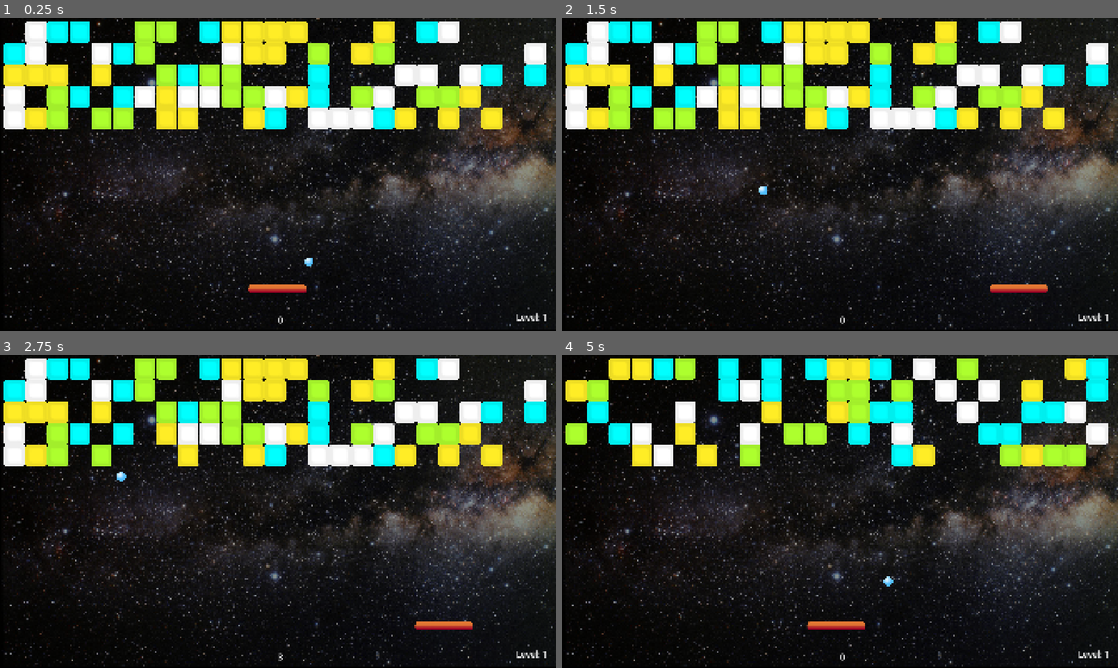
Above: before the commit, frames 1-4 (two rows, left to right).
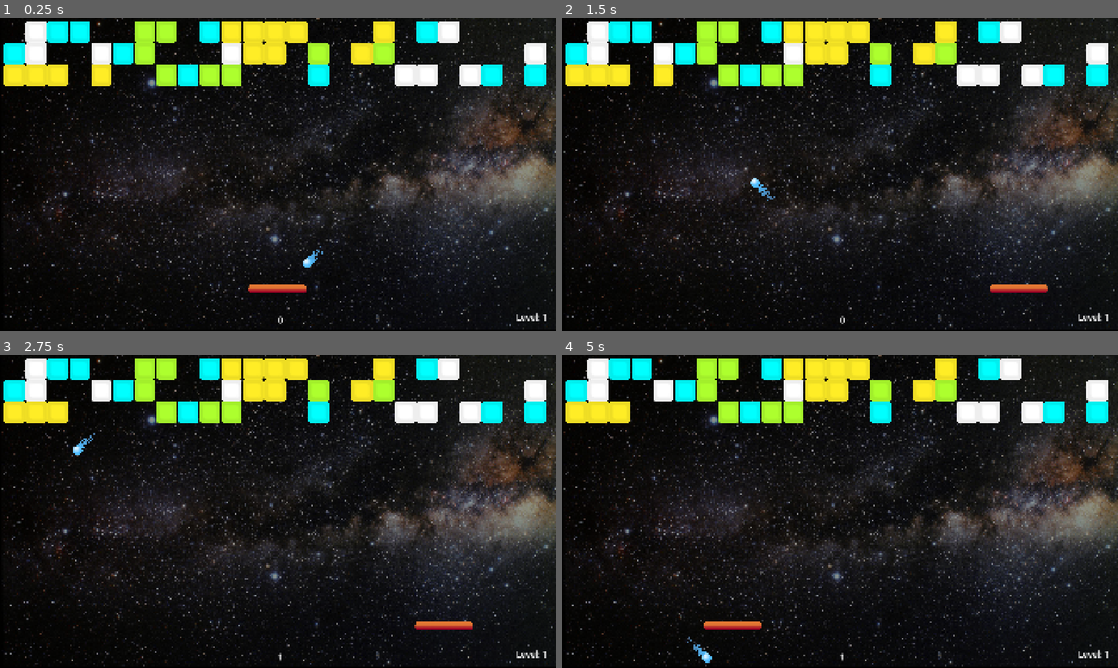
Above: after the commit, the same moments.

Repository: sarahmmcb/brick-breaker
Game: Godot game, scene res://scenes/level.tscn
Two runs of this game, one before a commit and one after it. Both use one fixed random seed, a clock stepped at 60 frames per second and the inputs below. The project has no main scene, so this scene is started directly.
Inputs:
- Up to frame 1 (0.25 s): no input
- Up to frame 2 (1.5 s): hold Right (ui_right) 0.53-1.28 s; hold Left (ui_left) from 1.28 s (still down)
- Up to frame 3 (2.75 s): release Left (ui_left) at 2.03 s; hold Right (ui_right) from 2.03 s (still down)
- Up to frame 4 (5 s): release Right (ui_right) at 3.53 s; hold Left (ui_left) from 3.53 s (still down)

The runs differ from the first frame. In frame 1, 8.9% of the frame differs, in the area x 0-91%, y 21-80%; in frame 2, 8.9%; in frame 3, 8.4%; in frame 4, 20%, in the area x 0-99%, y 1-99%.

Commit message:
Add particle effects

Diff:
--- a/scenes/ball.tscn
+++ b/scenes/ball.tscn
@@ -2,16 +2,38 @@
 
 [ext_resource type="Texture2D" uid="uid://dyv0k8176y70e" path="res://assets/ball.png" id="1_7s4qf"]
 [ext_resource type="Script" uid="uid://bxwvmyppjseus" path="res://scripts/ball.gd" id="1_cxlvu"]
+[ext_resource type="Texture2D" uid="uid://dkxmry5ermle6" path="res://assets/particle.png" id="3_f7cbr"]
 
 [sub_resource type="CircleShape2D" id="CircleShape2D_cxlvu"]
 radius = 16.27882
+
+[sub_resource type="Curve" id="Curve_f7cbr"]
+_data = [Vector2(0.011792451, 1), 0.0, 0.0, 0, 0, Vector2(0.75, 0.0036765337), 0.0, 0.0, 0, 0]
+point_count = 2
+
+[sub_resource type="Gradient" id="Gradient_eew57"]
+offsets = PackedFloat32Array(0.018134715, 0.69430053)
+colors = PackedColorArray(1, 1, 1, 1, 0.8235294, 0.35686275, 0.35686275, 1)
 
 [node name="Ball" type="CharacterBody2D" unique_id=47705054]
 script = ExtResource("1_cxlvu")
 
 [node name="Sprite2D" type="Sprite2D" parent="." unique_id=147469480]
+z_index = 1
 scale = Vector2(0.2, 0.2)
 texture = ExtResource("1_7s4qf")
 
 [node name="CollisionShape2D" type="CollisionShape2D" parent="." unique_id=646886570]
 shape = SubResource("CircleShape2D_cxlvu")
+
+[node name="CPUParticles2D" type="CPUParticles2D" parent="." unique_id=350605978]
+amount = 1000
+texture = ExtResource("3_f7cbr")
+lifetime = 0.4
+emission_shape = 1
+emission_sphere_radius = 14.2
+gravity = Vector2(0, 0)
+scale_amount_min = 0.02
+scale_amount_max = 0.02
+scale_amount_curve = SubResource("Curve_f7cbr")
+color_ramp = SubResource("Gradient_eew57")
--- a/scenes/brick.tscn
+++ b/scenes/brick.tscn
@@ -5,6 +5,10 @@
 
 [sub_resource type="RectangleShape2D" id="RectangleShape2D_0w5h4"]
 size = Vector2(72, 72)
+
+[sub_resource type="Gradient" id="Gradient_0w5h4"]
+offsets = PackedFloat32Array(0.8419689, 1)
+colors = PackedColorArray(1, 1, 1, 1, 0, 0, 0, 1)
 
 [node name="Brick" type="RigidBody2D" unique_id=1310378136 groups=["Brick"]]
 gravity_scale = 0.0
@@ -16,3 +20,20 @@
 
 [node name="CollisionShape2D" type="CollisionShape2D" parent="." unique_id=1362499401]
 shape = SubResource("RectangleShape2D_0w5h4")
+
+[node name="CPUParticles2D" type="CPUParticles2D" parent="." unique_id=335148085]
+emitting = false
+amount = 50
+lifetime = 0.64
+one_shot = true
+preprocess = 0.5
+randomness = 1.0
+draw_order = 1
+emission_shape = 3
+emission_rect_extents = Vector2(40, 40)
+gravity = Vector2(0, -500)
+linear_accel_min = 0.1
+linear_accel_max = 0.1
+scale_amount_min = 0.0
+scale_amount_max = 2.0
+color_ramp = SubResource("Gradient_0w5h4")
--- a/scripts/ball.gd
+++ b/scripts/ball.gd
@@ -5,6 +5,7 @@
 var is_active := true
 
 func _ready() -> void:
+	speed = speed + (20 * GameManager.level)
 	velocity = Vector2(speed * -1, speed)
 
 func _physics_process(delta: float) -> void:
@@ -26,8 +27,8 @@
 
 
 func game_over():
+	GameManager.score = 0
 	get_tree().reload_current_scene()
-	GameManager.score = 0
 
 
 func _on_death_zone_body_entered(_body: Node2D) -> void:
--- a/scripts/brick.gd
+++ b/scripts/brick.gd
@@ -13,10 +13,9 @@
 func hit():
 
 	GameManager.add_points(1)
-
+	$CPUParticles2D.emitting = true
 	$Sprite2D.visible = false
 	$CollisionShape2D.disabled = true
-
 	var bricks_left = get_tree().get_nodes_in_group("Brick")
 	if bricks_left.size() == 1:
 		get_parent().get_node("Ball").is_active = false
@@ -25,6 +24,8 @@
 		get_tree().reload_current_scene()
 	else:
 		# wait one second before deleting block from existence
-		# why we wait this one second I don't know
-		#await get_tree().create_timer(1).timeout
+		# we wait this one second bc that is the lifetime of the
+		# CPU particles we want to emit when the block it hit
+		# If we removed the block right away, the particles wouldn't show
+		await get_tree().create_timer(1).timeout
 		queue_free()
--- a/scripts/level.gd
+++ b/scripts/level.gd
@@ -12,6 +12,11 @@
 
 
 func setup_level():
+
+	rows = 2 + GameManager.level
+	if rows > 7:
+		rows = 7
+
 	var colors = get_colors()
 	colors.shuffle()
 	for r in rows:
Binary file added: assets/particle.png
Not shown, added: assets/particle.png.import
